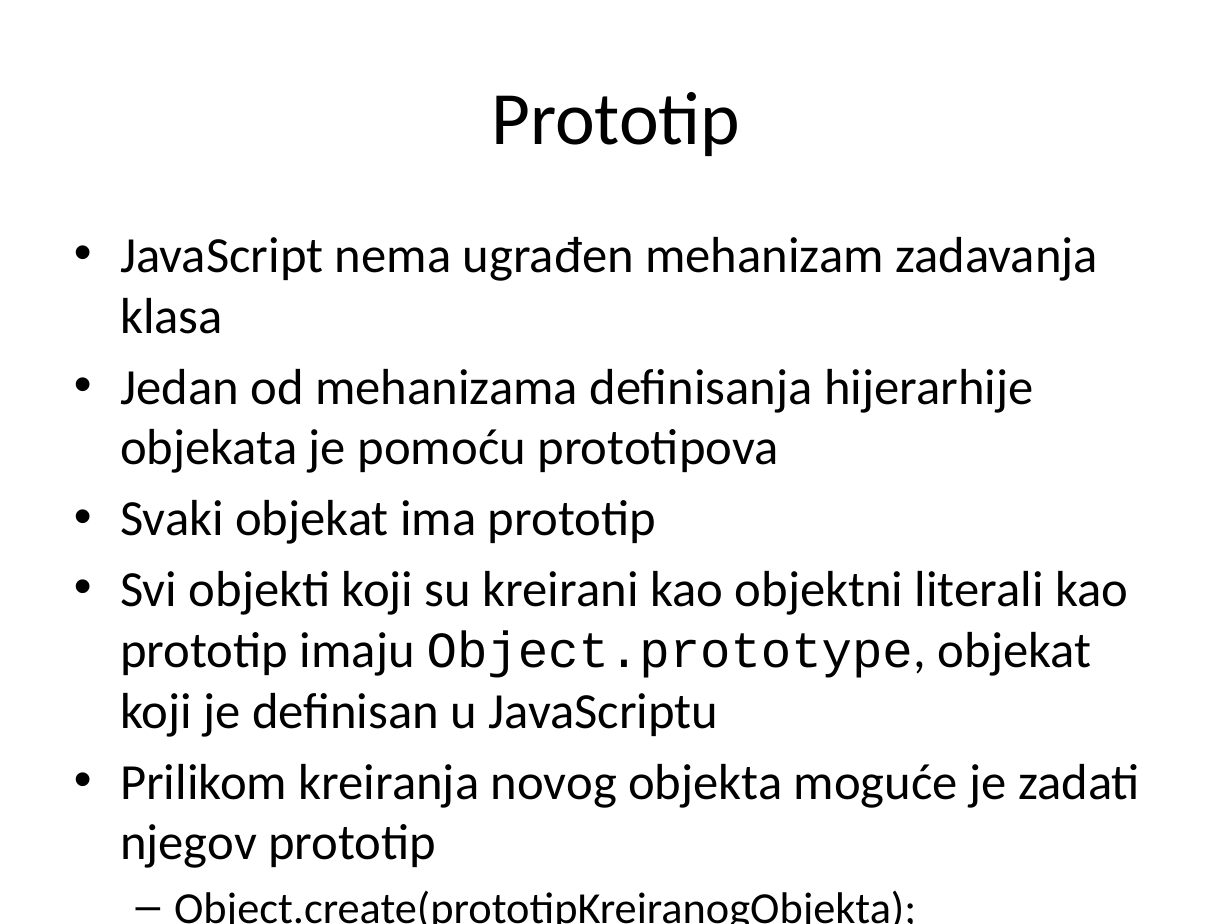
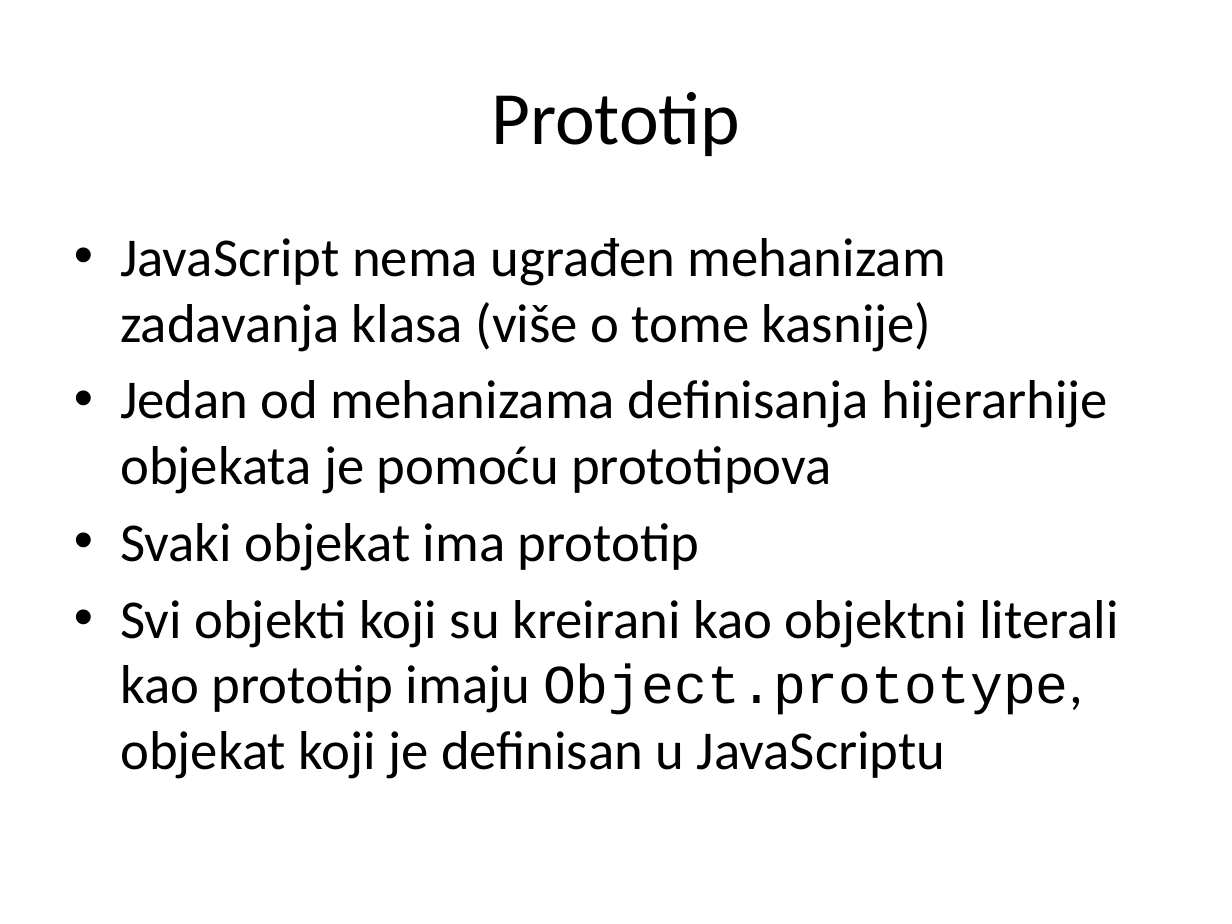
Before and after one commit to StefanAndjelic/2016, a slide deck: slide 20 of JavaScript/01_Objekti/JavaScript_01_Objekti.pptx (slide 9 before the commit). Drawn at 1232x924 pixels with LibreOffice and Linux fonts; fonts in the diff are those of the drawing. Boxes give left, top, right and bottom in pixels: in the first picture for what was removed or moved away, otherwise in the second. Text is boxed around its words. In the diff, an @@ line names an element or a change of style, - is before the commit and + after.

Commit message:
JavaScript Objekti

```diff
--- a/JavaScript/01_Objekti/JavaScript_01_Objekti.pptx
+++ b/JavaScript/01_Objekti/JavaScript_01_Objekti.pptx
@@ text at (120, 238, 946, 352): text changed; size 29.6 to 32 pt @@
-• JavaScript nema ugrađen mehanizam zadavanja klasa
+• JavaScript nema ugrađen mehanizam zadavanja klasa (više o tome kasnije)
@@ text at (120, 380, 1118, 779): size 29.6 to 32 pt in "Jedan od mehanizama definisanja hijerarhije objekata je ...", "Svaki objekat ima prototip", "Svi objekti koji su kreirani kao objektni ..." @@
@@ text at (120, 764, 1140, 808): paragraphs removed @@
-• Prilikom kreiranja novog objekta moguće je zadati njegov prototip
-  – Object.create(prototipKreiranogObjekta);
```
Also in this commit, not shown: 4 other slides changed, 25 slides added, 1 slide removed, 2 other files.
